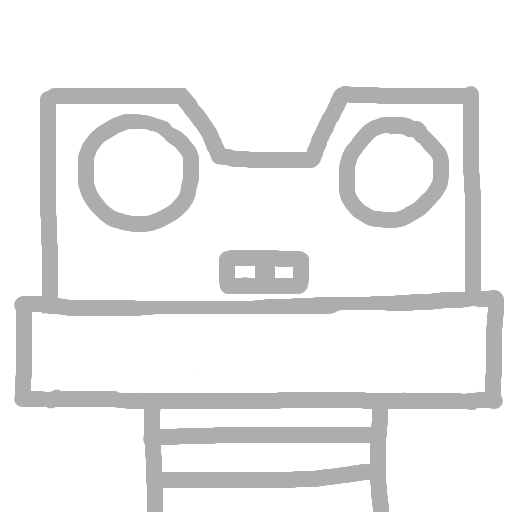
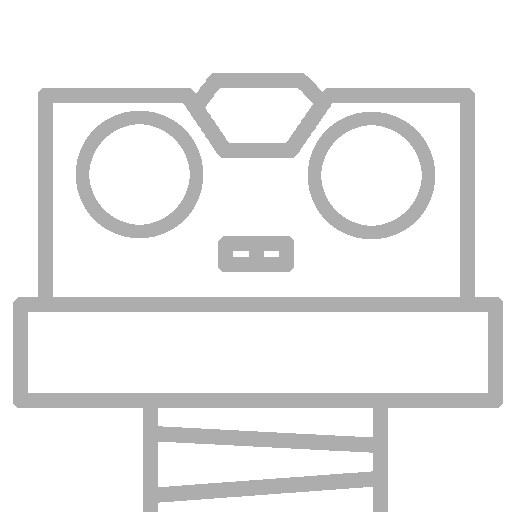
Revision of a layered w=512, h=512 image; what changed, layer by layer:
added layer "Layer #3" above "Layer #2" over [13, 73, 503, 512]
hid "Layer #2" over [14, 86, 504, 512]
hid "Layer #1" over [24, 96, 494, 512]
hid "Layer" over [41, 91, 478, 409]
